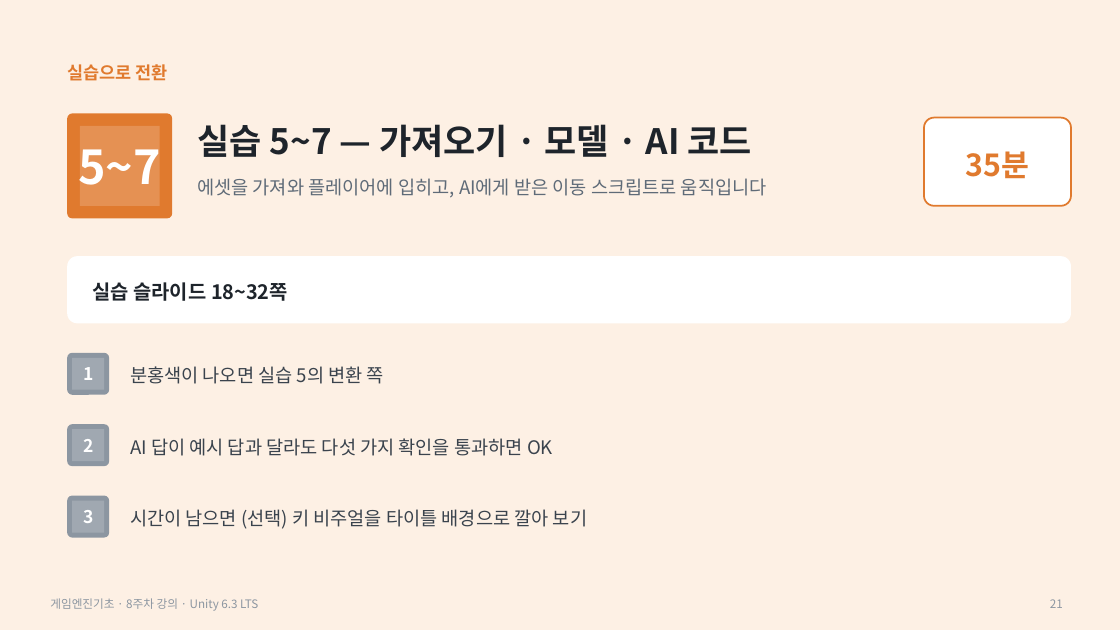
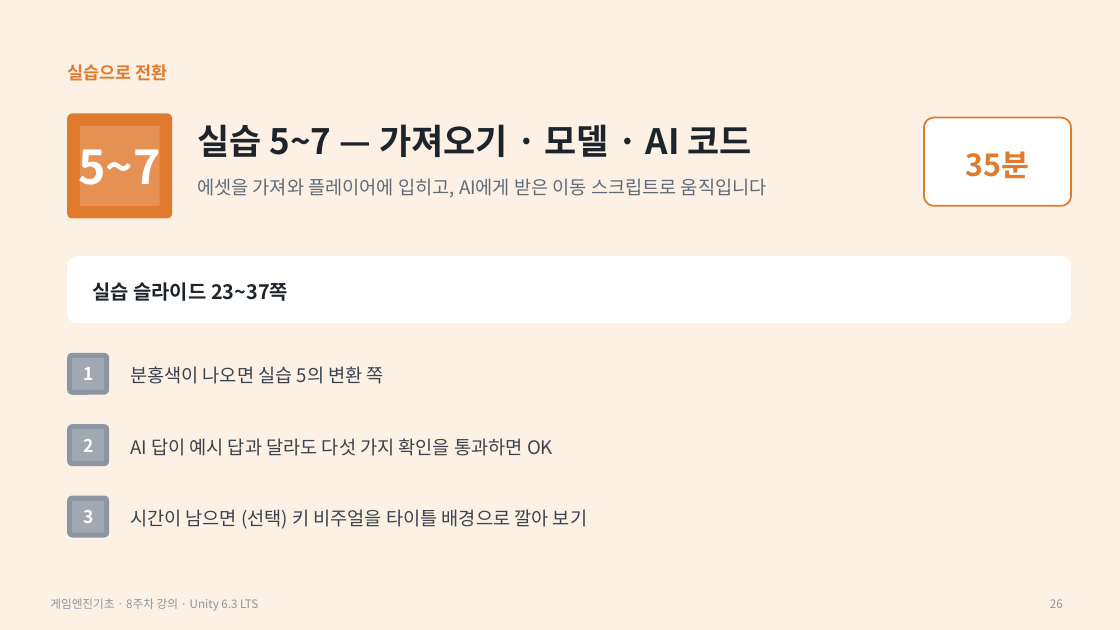
Before and after one commit to iplay-garden/game-engine-basics, a slide deck: slide 26 of 8주차/한국어/게임엔진기초_8주차_오프라인_강의슬라이드.pptx (slide 21 before the commit). Drawn at 1120x630 pixels with LibreOffice and Linux fonts; fonts in the diff are those of the drawing. Boxes give left, top, right and bottom in pixels: in the first picture for what was removed or moved away, otherwise in the second. Text is boxed around its words. In the diff, an @@ line names an element or a change of style, - is before the commit and + after.

```diff
--- a/8주차/한국어/게임엔진기초_8주차_오프라인_강의슬라이드.pptx
+++ b/8주차/한국어/게임엔진기초_8주차_오프라인_강의슬라이드.pptx
@@ text at box(92, 282, 288, 301): text changed @@
-실습 슬라이드 18~32쪽
+실습 슬라이드 23~37쪽
@@ page number at box(1050, 599, 1063, 608): text changed @@
-21
+26
```
Also in this commit, not shown: 3 other slides changed, 5 slides added, 3 other files.
